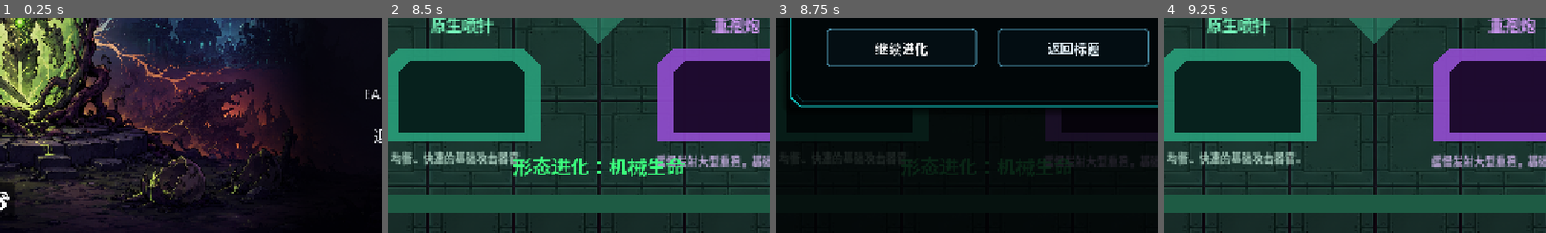
Above: before the commit, frames 1-4 (left to right).
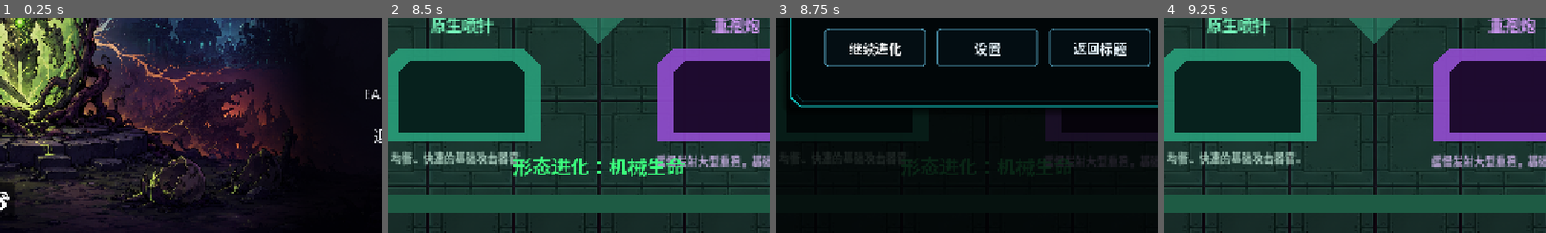
Above: after the commit, the same moments.

Repository: LIJUNCAN1/-Roguelike
Game: Godot game, scene res://scenes/ui/title_screen.tscn
Same seed, same stepped clock (60 frames per second), same inputs: the game is played once before the commit and once after it. Video files are missing from this copy of the repository; at most half a second of black plays in their place.
Inputs (mouse positions are % of the whole screen's width and height, from its top left):
- Up to frame 1 (0.25 s): no input
- Up to frame 2 (8.5 s): click "设置" at 0.5 s; click "窗口" at 1.25 s; click "1280 × 720" at 2 s; click "显示" at 2.75 s; click "应用" at 3.5 s; click "开始游戏" at 4.25 s; tap Enter at 5 s; move the mouse to (72, 45) at 5.02 s; press the mouse at (72, 45) at 5.03 s; hold D (move_right) 5.03-5.78 s; move the mouse to (30, 55) at 5.77 s; release the mouse at (30, 55) at 5.78 s; hold S (move_down) 5.78-6.53 s; tap P (damage_test_player) at 5.85 s; move the mouse to (60, 28) at 6.52 s; hold D (move_right) 6.53-7.28 s; tap Space (dash) at 6.6 s; move the mouse to (45, 70) at 7.27 s; hold W (move_up) 7.28-8.03 s; tap N (next_room) at 7.35 s; move the mouse to (80, 65) at 8.02 s; hold A (move_left) from 8.03 s (still down); hold 1 (reward_choice_1) from 8.03 s (still down)
- Up to frame 3 (8.75 s): keep holding A (move_left); keep holding 1 (reward_choice_1); tap Escape (pause_game) at 8.65 s
- Up to frame 4 (9.25 s): release A (move_left) at 8.75 s; release 1 (reward_choice_1) at 8.75 s; click "继续进化" at 8.75 s
The pictures show only the part of the screen within x 22-72%, y 50-100%; the shares and areas given below are measured in that part.

Frames 1-2 are identical in both runs. In frame 3, 3.1% of the frame differs, in the area x 12-98%, y 4-23%; in frame 4, nothing differs.

Commit message:
feat: add settings to pause menu

Diff:
--- a/scenes/ui/pause_menu.tscn
+++ b/scenes/ui/pause_menu.tscn
@@ -1,7 +1,8 @@
-[gd_scene load_steps=8 format=3]
+[gd_scene load_steps=9 format=3]
 
 [ext_resource type="Script" path="res://scripts/ui/pause_menu.gd" id="1_script"]
 [ext_resource type="Script" path="res://scripts/ui/tech_settings_panel.gd" id="2_tech_panel"]
+[ext_resource type="PackedScene" path="res://scenes/ui/settings_panel.tscn" id="3_settings_panel"]
 
 [sub_resource type="SystemFont" id="Font_bold"]
 font_names = PackedStringArray("Microsoft YaHei UI", "Noto Sans CJK SC", "Arial")
@@ -107,11 +108,11 @@
 [node name="Actions" type="HBoxContainer" parent="Dimmer/Panel/Margin/Content"]
 custom_minimum_size = Vector2(0, 64)
 layout_mode = 2
-theme_override_constants/separation = 36
+theme_override_constants/separation = 18
 alignment = 1
 
 [node name="ContinueButton" type="Button" parent="Dimmer/Panel/Margin/Content/Actions"]
-custom_minimum_size = Vector2(252, 56)
+custom_minimum_size = Vector2(170, 56)
 layout_mode = 2
 theme_override_colors/font_color = Color(0.9, 1, 1, 1)
 theme_override_fonts/font = SubResource("Font_bold")
@@ -122,8 +123,20 @@
 theme_override_styles/focus = SubResource("ButtonNormal")
 text = "继续进化"
 
+[node name="SettingsButton" type="Button" parent="Dimmer/Panel/Margin/Content/Actions"]
+custom_minimum_size = Vector2(170, 56)
+layout_mode = 2
+theme_override_colors/font_color = Color(0.88, 0.93, 0.96, 1)
+theme_override_fonts/font = SubResource("Font_bold")
+theme_override_font_sizes/font_size = 22
+theme_override_styles/normal = SubResource("ButtonNormal")
+theme_override_styles/hover = SubResource("ButtonHover")
+theme_override_styles/pressed = SubResource("ButtonHover")
+theme_override_styles/focus = SubResource("ButtonNormal")
+text = "设置"
+
 [node name="TitleButton" type="Button" parent="Dimmer/Panel/Margin/Content/Actions"]
-custom_minimum_size = Vector2(252, 56)
+custom_minimum_size = Vector2(170, 56)
 layout_mode = 2
 theme_override_colors/font_color = Color(0.88, 0.93, 0.96, 1)
 theme_override_fonts/font = SubResource("Font_bold")
@@ -133,3 +146,11 @@
 theme_override_styles/pressed = SubResource("ButtonHover")
 theme_override_styles/focus = SubResource("ButtonNormal")
 text = "返回标题"
+
+[node name="SettingsPanel" parent="Dimmer" instance=ExtResource("3_settings_panel")]
+visible = false
+layout_mode = 0
+offset_left = 262.0
+offset_top = 122.0
+offset_right = 1018.0
+offset_bottom = 598.0
--- /dev/null
+++ b/scripts/ui/display_settings_store.gd
@@ -0,0 +1,219 @@
+class_name DisplaySettingsStore
+extends RefCounted
+
+const SETTINGS_PATH := "user://display_settings.cfg"
+const DISPLAY_MODE_WINDOWED := 0
+const DISPLAY_MODE_FULLSCREEN := 1
+const DISPLAY_MODE_BORDERLESS := 2
+const DEFAULT_MUSIC_VOLUME := 0.75
+const DEFAULT_SFX_VOLUME := 0.85
+const DEFAULT_SHOW_CONTROL_HINTS := true
+const DISPLAY_RESOLUTIONS := [
+	Vector2i(1280, 720),
+	Vector2i(1600, 900),
+	Vector2i(1920, 1080),
+	Vector2i(2560, 1440),
+]
+
+
+static func load_into(
+	resolution_option: OptionButton,
+	display_mode_option: OptionButton,
+	music_slider: HSlider,
+	sfx_slider: HSlider,
+	control_hints_toggle: CheckButton
+) -> void:
+	resolution_option.clear()
+	for resolution in DISPLAY_RESOLUTIONS:
+		resolution_option.add_item(
+			"%d × %d" % [resolution.x, resolution.y]
+		)
+	display_mode_option.clear()
+	display_mode_option.add_item("窗口")
+	display_mode_option.add_item("全屏")
+	display_mode_option.add_item("无边框")
+
+	var config := ConfigFile.new()
+	var width := 1280
+	var height := 720
+	var display_mode := DISPLAY_MODE_WINDOWED
+	if config.load(SETTINGS_PATH) == OK:
+		width = int(config.get_value("display", "width", width))
+		height = int(config.get_value("display", "height", height))
+		display_mode = int(
+			config.get_value("display", "mode", display_mode)
+		)
+
+	var resolution_index := 0
+	for index in range(DISPLAY_RESOLUTIONS.size()):
+		if DISPLAY_RESOLUTIONS[index] == Vector2i(width, height):
+			resolution_index = index
+			break
+	resolution_option.select(resolution_index)
+	display_mode = clampi(
+		display_mode,
+		DISPLAY_MODE_WINDOWED,
+		DISPLAY_MODE_BORDERLESS
+	)
+	display_mode_option.select(display_mode)
+	update_resolution_availability(
+		resolution_option,
+		display_mode
+	)
+	music_slider.value = clampf(
+		float(
+			config.get_value(
+				"audio",
+				"music_volume",
+				DEFAULT_MUSIC_VOLUME
+			)
+		) * 100.0,
+		0.0,
+		100.0
+	)
+	sfx_slider.value = clampf(
+		float(
+			config.get_value(
+				"audio",
+				"sfx_volume",
+				DEFAULT_SFX_VOLUME
+			)
+		) * 100.0,
+		0.0,
+		100.0
+	)
+	control_hints_toggle.button_pressed = bool(
+		config.get_value(
+			"interface",
+			"show_control_hints",
+			DEFAULT_SHOW_CONTROL_HINTS
+		)
+	)
+	apply_audio(music_slider.value, sfx_slider.value)
+
+
+static func update_resolution_availability(
+	resolution_option: OptionButton,
+	display_mode: int
+) -> void:
+	resolution_option.disabled = (
+		display_mode != DISPLAY_MODE_WINDOWED
+	)
+
+
+static func apply_and_save(
+	resolution_option: OptionButton,
+	display_mode_option: OptionButton,
+	music_slider: HSlider,
+	sfx_slider: HSlider,
+	control_hints_toggle: CheckButton
+) -> void:
+	var resolution_index := clampi(
+		resolution_option.selected,
+		0,
+		DISPLAY_RESOLUTIONS.size() - 1
+	)
+	var resolution: Vector2i = DISPLAY_RESOLUTIONS[
+		resolution_index
+	]
+	var display_mode := clampi(
+		display_mode_option.selected,
+		DISPLAY_MODE_WINDOWED,
+		DISPLAY_MODE_BORDERLESS
+	)
+	if DisplayServer.get_name() != "headless":
+		apply_display(resolution, display_mode)
+	apply_audio(music_slider.value, sfx_slider.value)
+
+	var config := ConfigFile.new()
+	config.set_value("display", "width", resolution.x)
+	config.set_value("display", "height", resolution.y)
+	config.set_value("display", "mode", display_mode)
+	config.set_value(
+		"audio",
+		"music_volume",
+		music_slider.value / 100.0
+	)
+	config.set_value(
+		"audio",
+		"sfx_volume",
+		sfx_slider.value / 100.0
+	)
+	config.set_value(
+		"interface",
+		"show_control_hints",
+		control_hints_toggle.button_pressed
+	)
+	config.save(SETTINGS_PATH)
+
+
+static func apply_audio(
+	music_percent: float,
+	sfx_percent: float
+) -> void:
+	_set_bus_linear_volume(&"Music", music_percent / 100.0)
+	_set_bus_linear_volume(&"SFX", sfx_percent / 100.0)
+
+
+static func apply_display(
+	resolution: Vector2i,
+	display_mode: int
+) -> void:
+	match display_mode:
+		DISPLAY_MODE_FULLSCREEN:
+			DisplayServer.window_set_flag(
+				DisplayServer.WINDOW_FLAG_BORDERLESS,
+				false
+			)
+			DisplayServer.window_set_mode(
+				DisplayServer.WINDOW_MODE_FULLSCREEN
+			)
+		DISPLAY_MODE_BORDERLESS:
+			DisplayServer.window_set_mode(
+				DisplayServer.WINDOW_MODE_WINDOWED
+			)
+			DisplayServer.window_set_flag(
+				DisplayServer.WINDOW_FLAG_BORDERLESS,
+				true
+			)
+			var screen := DisplayServer.window_get_current_screen()
+			DisplayServer.window_set_size(
+				DisplayServer.screen_get_size(screen)
+			)
+			DisplayServer.window_set_position(
+				DisplayServer.screen_get_position(screen)
+			)
+		_:
+			DisplayServer.window_set_mode(
+				DisplayServer.WINDOW_MODE_WINDOWED
+			)
+			DisplayServer.window_set_flag(
+				DisplayServer.WINDOW_FLAG_BORDERLESS,
+				false
+			)
+			DisplayServer.window_set_size(resolution)
+			_center_window(resolution)
+
+
+static func _center_window(resolution: Vector2i) -> void:
+	var screen := DisplayServer.window_get_current_screen()
+	var screen_position := DisplayServer.screen_get_position(screen)
+	var screen_size := DisplayServer.screen_get_size(screen)
+	DisplayServer.window_set_position(
+		screen_position + (screen_size - resolution) / 2
+	)
+
+
+static func _set_bus_linear_volume(
+	bus_name: StringName,
+	linear_volume: float
+) -> void:
+	var bus_index := AudioServer.get_bus_index(bus_name)
+	if bus_index < 0:
+		return
+	var volume_db := (
+		-80.0
+		if linear_volume <= 0.0001
+		else linear_to_db(linear_volume)
+	)
+	AudioServer.set_bus_volume_db(bus_index, volume_db)
--- a/scripts/ui/pause_menu.gd
+++ b/scripts/ui/pause_menu.gd
@@ -8,25 +8,74 @@
 )
 
 @onready var dimmer: Control = $Dimmer
+@onready var pause_panel: Control = $Dimmer/Panel
 @onready var continue_button: Button = (
 	$Dimmer/Panel/Margin/Content/Actions/ContinueButton
 )
+@onready var settings_button: Button = (
+	$Dimmer/Panel/Margin/Content/Actions/SettingsButton
+)
 @onready var title_button: Button = (
 	$Dimmer/Panel/Margin/Content/Actions/TitleButton
+)
+@onready var settings_panel: Control = $Dimmer/SettingsPanel
+@onready var resolution_option: OptionButton = (
+	$Dimmer/SettingsPanel/Margin/Content/ResolutionRow/Option
+)
+@onready var display_mode_option: OptionButton = (
+	$Dimmer/SettingsPanel/Margin/Content/WindowModeRow/Option
+)
+@onready var music_slider: HSlider = (
+	$Dimmer/SettingsPanel/Margin/Content/MusicVolumeRow/Slider
+)
+@onready var music_value_label: Label = (
+	$Dimmer/SettingsPanel/Margin/Content/MusicVolumeRow/Value
+)
+@onready var sfx_slider: HSlider = (
+	$Dimmer/SettingsPanel/Margin/Content/SfxVolumeRow/Slider
+)
+@onready var sfx_value_label: Label = (
+	$Dimmer/SettingsPanel/Margin/Content/SfxVolumeRow/Value
+)
+@onready var control_hints_toggle: CheckButton = (
+	$Dimmer/SettingsPanel/Margin/Content/ControlHintsRow/Toggle
+)
+@onready var settings_status: Label = (
+	$Dimmer/SettingsPanel/Margin/Content/Status
+)
+@onready var settings_apply_button: Button = (
+	$Dimmer/SettingsPanel/Margin/Content/Actions/ApplyButton
+)
+@onready var settings_back_button: Button = (
+	$Dimmer/SettingsPanel/Margin/Content/Actions/BackButton
 )
 
 
 func _ready() -> void:
 	process_mode = Node.PROCESS_MODE_ALWAYS
 	dimmer.visible = false
+	settings_panel.visible = false
 	continue_button.pressed.connect(resume_game)
+	settings_button.pressed.connect(open_settings)
 	title_button.pressed.connect(return_to_title)
+	settings_apply_button.pressed.connect(apply_settings)
+	settings_back_button.pressed.connect(close_settings)
+	display_mode_option.item_selected.connect(
+		on_display_mode_selected
+	)
+	music_slider.value_changed.connect(on_audio_volume_changed)
+	sfx_slider.value_changed.connect(on_audio_volume_changed)
+	setup_settings()
 
 
 func _unhandled_input(event: InputEvent) -> void:
 	if not event.is_action_pressed("pause_game"):
 		return
 	if get_tree().paused and not dimmer.visible:
+		return
+	if settings_panel.visible:
+		close_settings()
+		get_viewport().set_input_as_handled()
 		return
 	if dimmer.visible:
 		resume_game()
@@ -42,6 +91,8 @@
 	if run_flow != null and run_flow.has_ended:
 		return false
 	dimmer.visible = true
+	pause_panel.visible = true
+	settings_panel.visible = false
 	get_tree().paused = true
 	continue_button.grab_focus()
 	pause_changed.emit(true)
@@ -51,12 +102,15 @@
 func resume_game() -> void:
 	if not dimmer.visible:
 		return
+	settings_panel.visible = false
+	pause_panel.visible = true
 	dimmer.visible = false
 	get_tree().paused = false
 	pause_changed.emit(false)
 
 
 func return_to_title() -> void:
+	settings_panel.visible = false
 	dimmer.visible = false
 	get_tree().paused = false
 	get_tree().change_scene_to_file(title_scene_path)
@@ -64,3 +118,60 @@
 
 func is_pause_visible() -> bool:
 	return dimmer.visible
+
+
+func open_settings() -> void:
+	setup_settings()
+	settings_status.text = ""
+	pause_panel.visible = false
+	settings_panel.visible = true
+	resolution_option.grab_focus()
+
+
+func close_settings() -> void:
+	settings_panel.visible = false
+	pause_panel.visible = true
+	settings_button.grab_focus()
+
+
+func setup_settings() -> void:
+	DisplaySettingsStore.load_into(
+		resolution_option,
+		display_mode_option,
+		music_slider,
+		sfx_slider,
+		control_hints_toggle
+	)
+	update_audio_value_labels()
+
+
+func on_display_mode_selected(mode_index: int) -> void:
+	DisplaySettingsStore.update_resolution_availability(
+		resolution_option,
+		mode_index
+	)
+
+
+func on_audio_volume_changed(_value: float) -> void:
+	DisplaySettingsStore.apply_audio(
+		music_slider.value,
+		sfx_slider.value
+	)
+	update_audio_value_labels()
+
+
+func update_audio_value_labels() -> void:
+	music_value_label.text = "%d%%" % roundi(music_slider.value)
+	sfx_value_label.text = "%d%%" % roundi(sfx_slider.value)
+
+
+func apply_settings() -> void:
+	DisplaySettingsStore.apply_and_save(
+		resolution_option,
+		display_mode_option,
+		music_slider,
+		sfx_slider,
+		control_hints_toggle
+	)
+	settings_status.text = "设置已应用并保存"
+	close_settings()
--- a/tests/menu_pause_smoke_test.gd
+++ b/tests/menu_pause_smoke_test.gd
@@ -269,10 +269,14 @@
 
 	var pause_menu := main.get_node("PauseMenu") as PauseMenu
 	var pause_panel := pause_menu.get_node("Dimmer/Panel")
+	var pause_settings_panel := pause_menu.get_node(
+		"Dimmer/SettingsPanel"
+	)
 	if (
 		pause_menu.is_pause_visible()
 		or paused
 		or not pause_panel is TechSettingsPanel
+		or not pause_settings_panel is TechSettingsPanel
 		or not pause_menu.pause_game()
 		or not paused
 		or not pause_menu.is_pause_visible()
@@ -282,6 +286,27 @@
 		quit(1)
 		return
 
+	pause_menu.open_settings()
+	if (
+		not paused
+		or pause_panel.visible
+		or not pause_settings_panel.visible
+	):
+		push_error("In-run settings did not replace the pause panel.")
+		paused = false
+		quit(1)
+		return
+	pause_menu.apply_settings()
+	if (
+		not paused
+		or not pause_panel.visible
+		or pause_settings_panel.visible
+	):
+		push_error("In-run settings did not return to pause menu.")
+		paused = false
+		quit(1)
+		return
+
 	pause_menu.resume_game()
 	if paused or pause_menu.is_pause_visible():
 		push_error("Pause menu did not resume the active run.")
Not shown, added: scripts/ui/display_settings_store.gd.uid
